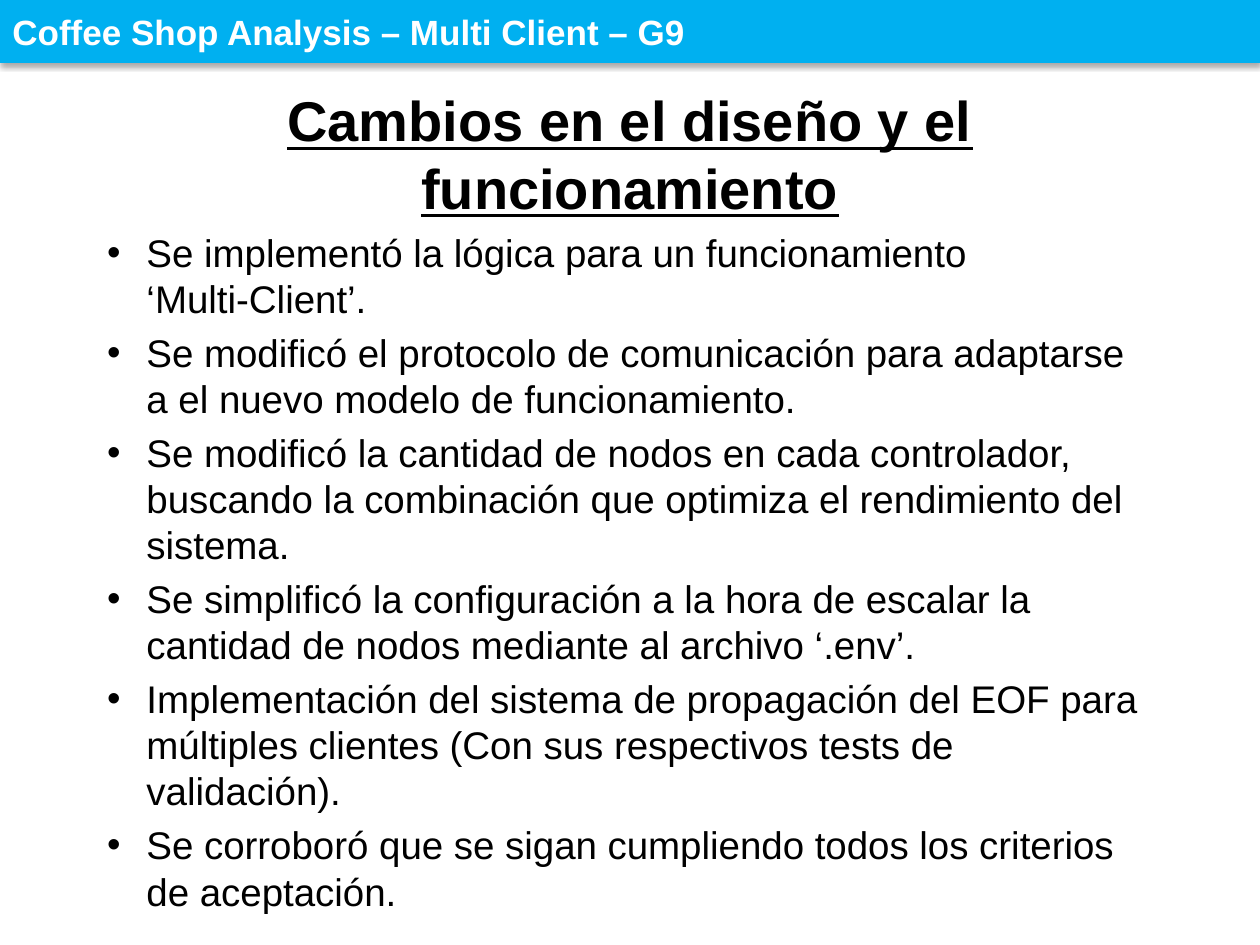
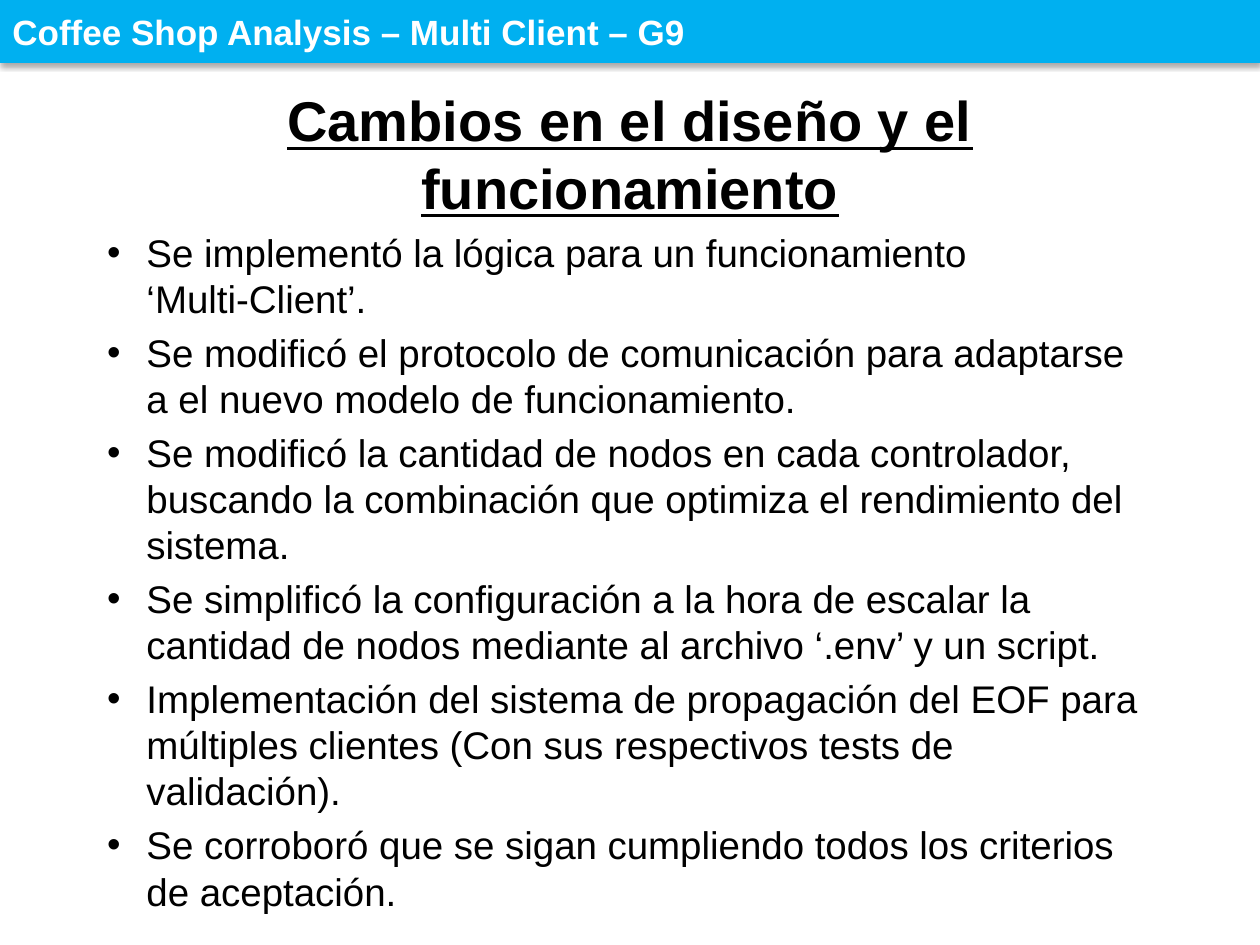
Before and after one commit to fiuba-distribuidos-grupo9/Documentacion, a slide deck: slide 4 of Presentación - Multi Client.pptx. Drawn at 1260x945 pixels with LibreOffice and Linux fonts; fonts in the diff are those of the drawing; background and template pictures are left out. Boxes give left, top, right and bottom in pixels: in the first picture for what was removed or moved away, otherwise in the second. Text is boxed around its words. In the diff, an @@ line names an element or a change of style, - is before the commit and + after.

```diff
--- a/Presentación - Multi Client.pptx
+++ b/Presentación - Multi Client.pptx
@@ subtitle at (146, 584, 1099, 667): text changed @@
-• Se simplificó la configuración a la hora de escalar la cantidad de nodos mediante al archivo ‘.env’.
+• Se simplificó la configuración a la hora de escalar la cantidad de nodos mediante al archivo ‘.env’ y un script.
```
Also in this commit, not shown: 2 other slides changed, 28 other files.
